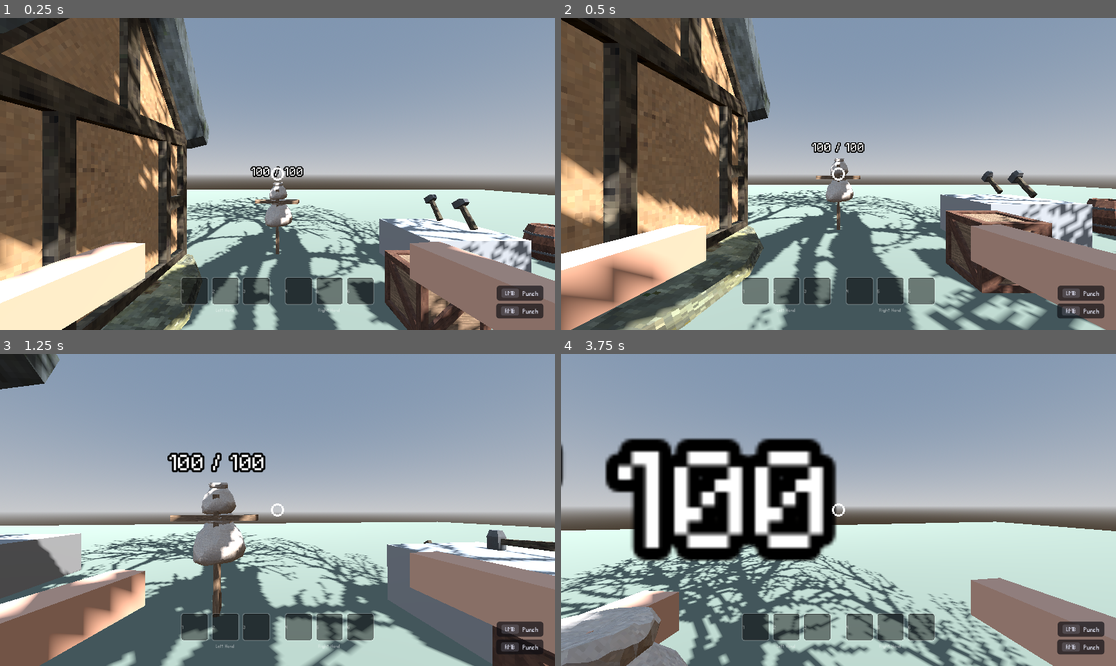
Above: before the commit, frames 1-4 (two rows, left to right).
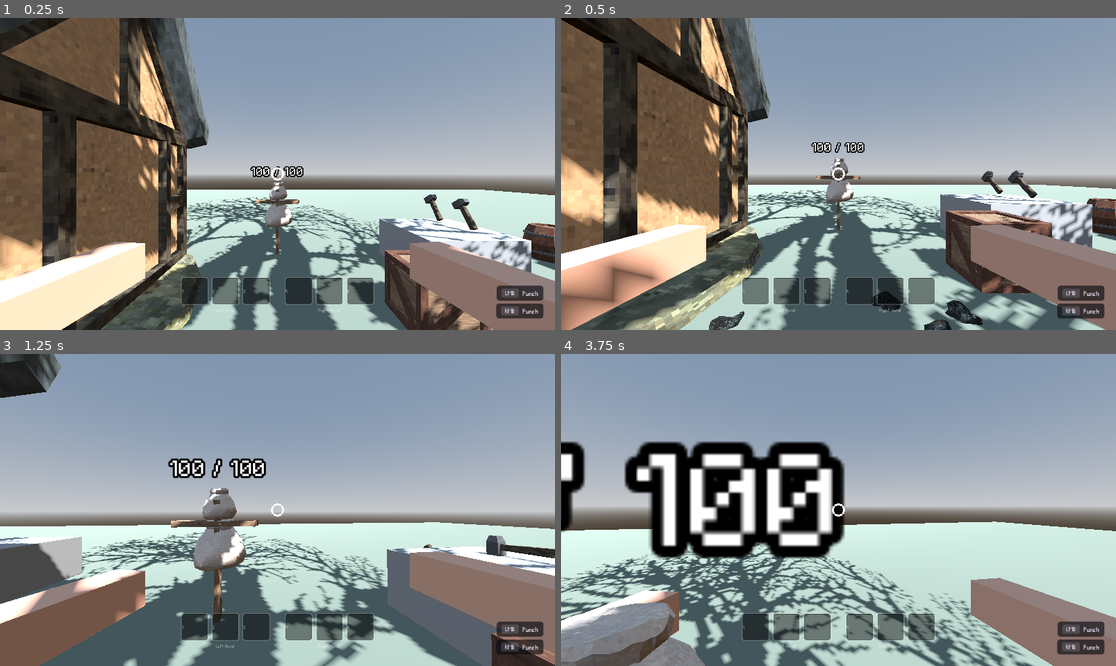
Above: after the commit, the same moments.

Repository: ollulf/CuttingBoard
Game: Godot game, scene res://scenes/levels/test_level.tscn
Same seed, same stepped clock (60 frames per second), same inputs: the game is played once before the commit and once after it.
Inputs (mouse positions are in pixels of both pictures, inside the frame that each line leads up to):
- Up to frame 1 (0.25 s): no input
- Up to frame 2 (0.5 s): no input
- Up to frame 3 (1.25 s): tap Enter at 0.5 s; move the mouse to (305, 510) at 0.52 s; hold W (move_forward) from 0.53 s (still down); hold C (crouch) from 0.53 s (still down); click (305, 510) at 0.67 s; tap Space (jump) at 0.77 s
- Up to frame 4 (3.75 s): keep holding W (move_forward); move the mouse to (810, 510) at 1.27 s; release C (crouch) at 1.28 s; click (810, 510) at 1.35 s; tap Space (jump) at 1.52, 3.02 s; move the mouse to (849, 503) at 2.02 s; hold Right mouse button (grab_right) 2.03-2.78 s; click (849, 503) at 2.17 s; move the mouse to (832, 516) at 2.77 s; tap E (interact) at 2.85 s; click (832, 516) at 2.92 s; move the mouse to (877, 513) at 3.52 s; hold Ctrl (sprint) from 3.53 s (still down); click (877, 513) at 3.67 s

Frame 1 is identical in both runs. In frame 2, 0.8% of the frame differs, in the area x 26-76%, y 87-100%; in frame 3, 14%; in frame 4, 19%, in the area x 0-100%, y 26-100%.

Commit message:
ADDED: human models, rock throwable and fixed inventory preview sizing

Diff:
--- a/cutting-board/resources/animations/arms.tres
+++ b/cutting-board/resources/animations/arms.tres
@@ -1,4 +1,4 @@
-[gd_resource type="AnimationLibrary" load_steps=3 format=3]
+[gd_resource type="AnimationLibrary" format=3 uid="uid://drjtoluutliur"]
 
 [sub_resource type="Animation" id="Animation_punch_unarmed_left"]
 resource_name = "punch_unarmed_left"
--- /dev/null
+++ b/cutting-board/resources/items/rock.tres
@@ -0,0 +1,12 @@
+[gd_resource type="Resource" script_class="ItemData" load_steps=2 format=3]
+
+[ext_resource type="Script" path="res://scripts/item_data.gd" id="1_script"]
+
+[resource]
+script = ExtResource("1_script")
+display_name = "Rock"
+description = "A fist-sized stone. Good for one throw."
+grid_size = Vector2i(1, 1)
+world_scene_path = "res://scenes/items/rock.tscn"
+weight = 1.0
+durability = 1
--- /dev/null
+++ b/cutting-board/scenes/items/rock.tscn
@@ -0,0 +1,30 @@
+[gd_scene format=3 uid="uid://d1jcgqbd73xm"]
+
+[ext_resource type="PackedScene" uid="uid://bot4sufpw4gn4" path="res://scenes/environment/foliage/rocks/1_rock.tscn" id="1_mesh"]
+[ext_resource type="Script" uid="uid://jtqbca6mqo6" path="res://scripts/components/carryable.gd" id="2_carryable"]
+[ext_resource type="Script" uid="uid://ci8j6fh2yi3i7" path="res://scripts/components/destructible.gd" id="3_destructible"]
+[ext_resource type="Script" uid="uid://bjihoqfhsb0l2" path="res://scripts/components/impact_damage.gd" id="4_impact"]
+[ext_resource type="Resource" path="res://resources/items/rock.tres" id="5_item"]
+
+[sub_resource type="BoxShape3D" id="BoxShape3D_rock"]
+size = Vector3(0.234, 0.092, 0.295)
+
+[node name="Rock" type="RigidBody3D" unique_id=352717641]
+
+[node name="Mesh" parent="." unique_id=1070760654 instance=ExtResource("1_mesh")]
+transform = Transform3D(0.045, 0, 0, 0, 0.045, 0, 0, 0, 0.045, -0.0052656503, -0.0279, 0.052949503)
+
+[node name="CollisionShape3D" type="CollisionShape3D" parent="." unique_id=233241245]
+shape = SubResource("BoxShape3D_rock")
+
+[node name="Carryable" type="Node" parent="." unique_id=2022147216]
+script = ExtResource("2_carryable")
+item_data = ExtResource("5_item")
+impact_damage = 10
+
+[node name="Destructible" type="Node" parent="." unique_id=1510413382]
+script = ExtResource("3_destructible")
+durability = 1
+
+[node name="ImpactDamage" type="Node" parent="." unique_id=572602908]
+script = ExtResource("4_impact")
--- a/cutting-board/scenes/levels/test_level.tscn
+++ b/cutting-board/scenes/levels/test_level.tscn
@@ -8,6 +8,7 @@
 [ext_resource type="PackedScene" path="res://scenes/items/hammer.tscn" id="6_cyt5c"]
 [ext_resource type="PackedScene" path="res://scenes/characters/training_dummy.tscn" id="7_dummy"]
 [ext_resource type="PackedScene" path="res://scenes/props/chest.tscn" id="8_chest"]
+[ext_resource type="PackedScene" path="res://scenes/items/rock.tscn" id="9_rock"]
 
 [sub_resource type="ProceduralSkyMaterial" id="ProceduralSkyMaterial_1"]
 
@@ -108,3 +109,18 @@
 
 [node name="Chest" parent="." instance=ExtResource("8_chest")]
 transform = Transform3D(1, 0, 0, 0, 1, 0, 0, 0, 1, 2.4, 0, -3.2)
+
+[node name="Rock" parent="." instance=ExtResource("9_rock")]
+transform = Transform3D(1, 0, 0, 0, 1, 0, 0, 0, 1, 1, 0.1, -2)
+
+[node name="Rock2" parent="." instance=ExtResource("9_rock")]
+transform = Transform3D(0.70710677, 0, 0.70710677, 0, 1, 0, -0.70710677, 0, 0.70710677, 1.4, 0.1, -2.3)
+
+[node name="Rock3" parent="." instance=ExtResource("9_rock")]
+transform = Transform3D(0, 0, -1, 0, 1, 0, 1, 0, 0, 0.6, 0.1, -2.5)
+
+[node name="Rock4" parent="." instance=ExtResource("9_rock")]
+transform = Transform3D(-0.8660254, 0, 0.5, 0, 1, 0, -0.5, 0, -0.8660254, -1.2, 0.1, -2.2)
+
+[node name="Rock5" parent="." instance=ExtResource("9_rock")]
+transform = Transform3D(0.5, 0, -0.8660254, 0, 1, 0, 0.8660254, 0, 0.5, -0.8, 0.1, -1.6)
--- a/cutting-board/scripts/ui/inventory_panel.gd
+++ b/cutting-board/scripts/ui/inventory_panel.gd
@@ -783,9 +783,14 @@
 ## Builds one item tile sized to its footprint. Callers place it: the grid positions it
 ## on a cell, an equipment slot centres it, a drag hands it to the cursor. Both the size
 ## and the minimum are set, since only one of the two is honoured in each of those.
+##
+## A plain Panel rather than a PanelContainer: a container grows to its content's minimum
+## size, and a wrapping label measured before it has a width asks for one line per word,
+## which stretched a fresh drag ghost into a tall column. A Panel keeps the footprint.
 func _make_tile(data: ItemData, rotated: bool = false) -> Control:
-	var tile := PanelContainer.new()
+	var tile := Panel.new()
 	tile.mouse_filter = Control.MOUSE_FILTER_IGNORE
+	tile.clip_contents = true
 	# The tile covers its whole footprint including the gaps between the squares it spans.
 	var cells := data.footprint(rotated)
 	var footprint := Vector2(_span(cells.x), _span(cells.y))
@@ -795,25 +800,27 @@
 	var style := StyleBoxFlat.new()
 	style.bg_color = item_color
 	style.set_corner_radius_all(4)
-	style.set_content_margin_all(4)
 	tile.add_theme_stylebox_override("panel", style)
 
+	var content: Control
 	if data.icon:
 		var icon := TextureRect.new()
 		icon.texture = data.icon
 		icon.expand_mode = TextureRect.EXPAND_IGNORE_SIZE
 		icon.stretch_mode = TextureRect.STRETCH_KEEP_ASPECT_CENTERED
-		icon.mouse_filter = Control.MOUSE_FILTER_IGNORE
-		tile.add_child(icon)
+		content = icon
 	else:
 		var label := Label.new()
 		label.text = data.display_name
 		label.autowrap_mode = TextServer.AUTOWRAP_WORD_SMART
+		label.clip_text = true
 		label.horizontal_alignment = HORIZONTAL_ALIGNMENT_CENTER
 		label.vertical_alignment = VERTICAL_ALIGNMENT_CENTER
 		label.add_theme_color_override("font_color", Color(0.1, 0.08, 0.05))
-		label.mouse_filter = Control.MOUSE_FILTER_IGNORE
-		tile.add_child(label)
+		content = label
+	content.mouse_filter = Control.MOUSE_FILTER_IGNORE
+	tile.add_child(content)
+	content.set_anchors_and_offsets_preset(Control.PRESET_FULL_RECT, Control.PRESET_MODE_MINSIZE, 4)
 	return tile
 
 
Binary file added: cutting-board/assets/meshes/characters/archer.glb
Not shown, added: cutting-board/assets/meshes/characters/archer.glb.import
Not shown, added: cutting-board/assets/meshes/characters/human_base.obj.import
